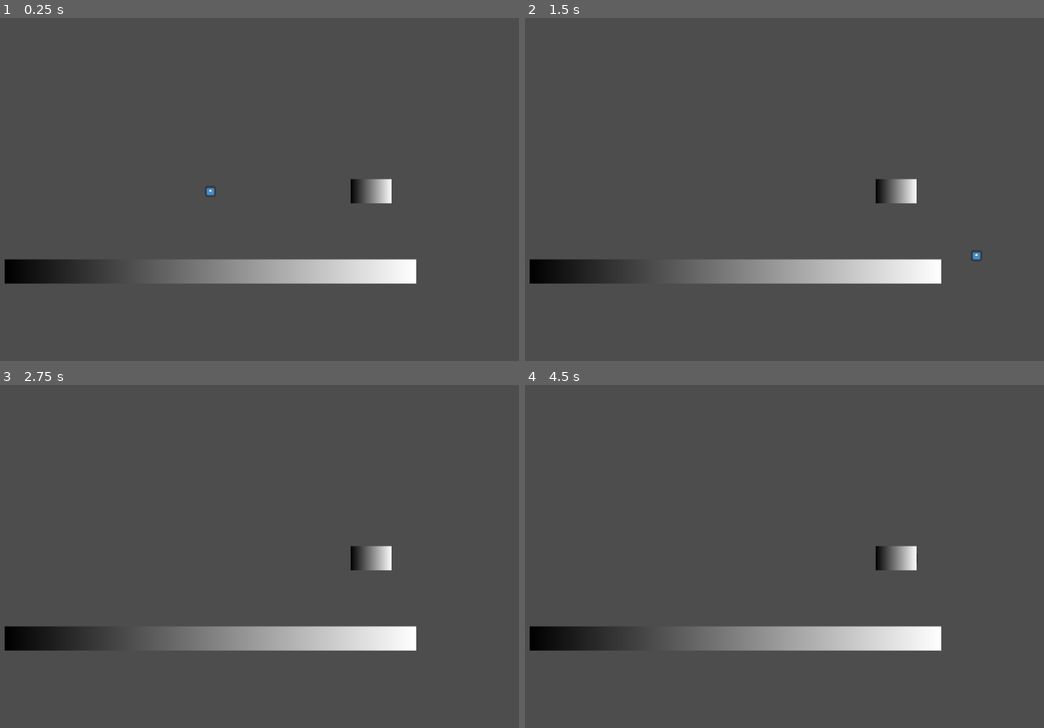
Above: before the commit, frames 1-4 (two rows, left to right).
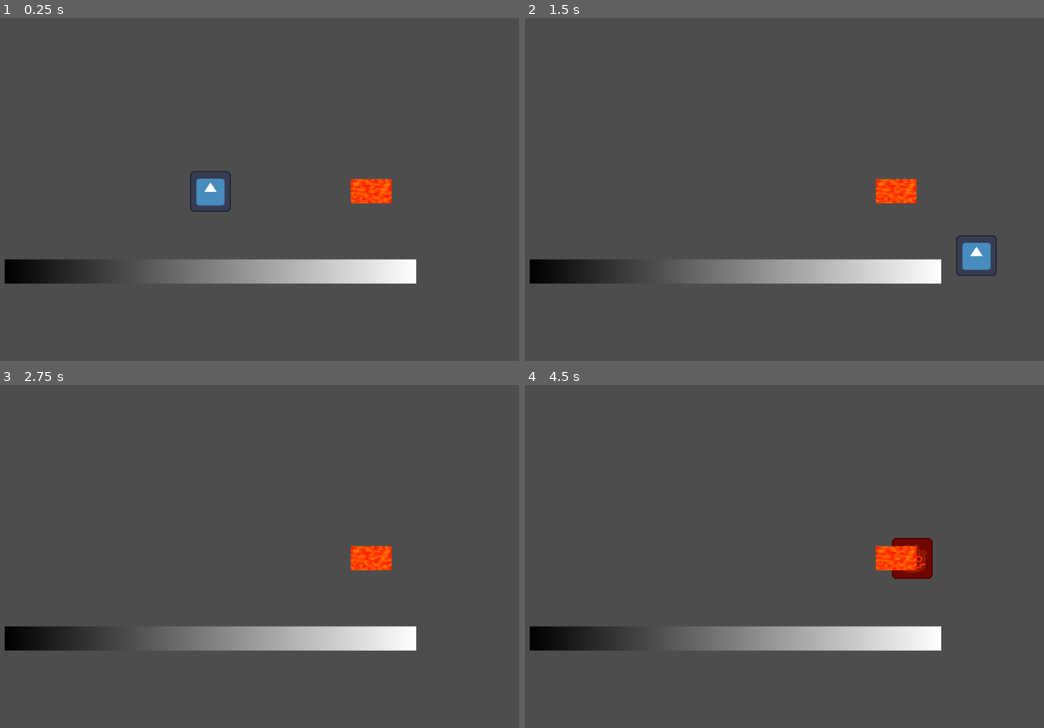
Above: after the commit, the same moments.

Repository: JacobLuytjes01/GodotTest1
Game: Godot game, scene res://level1.tscn
The game is run twice, just before and just after one commit, with the same random seed, the same clock (stepped at 60 frames per second) and the same inputs. The engine's default icon, where the game draws it, is replaced by a stand-in: a white triangle on a blue panel in a dark square.
Inputs:
- Up to frame 1 (0.25 s): no input
- Up to frame 2 (1.5 s): tap Enter at 0.5 s; hold Right (ui_right) 0.53-1.28 s; hold Down (ui_down) from 1.28 s (still down)
- Up to frame 3 (2.75 s): release Down (ui_down) at 2.03 s; hold Right (ui_right) from 2.03 s (still down)
- Up to frame 4 (4.5 s): tap Space at 2.75 s; release Right (ui_right) at 2.78 s; hold Up (ui_up) 2.78-3.53 s; tap Enter at 3.5 s; hold Left (ui_left) from 3.53 s (still down)

The runs differ from the first frame. In frame 1, 1.1% of the frame differs, in the area x 36-76%, y 44-57%; in frame 2, 1.1%; in frame 3, 0.6%; in frame 4, 1.2%, in the area x 67-79%, y 44-57%.

Commit message:
working collision and area code

Diff:
--- a/test-1/level1.tscn
+++ b/test-1/level1.tscn
@@ -9,6 +9,29 @@
 gradient = SubResource("Gradient_dopym")
 
 [sub_resource type="RectangleShape2D" id="RectangleShape2D_v38iq"]
+
+[sub_resource type="ArrayMesh" id="ArrayMesh_dopym"]
+_surfaces = [{
+"2d": true,
+"aabb": AABB(-128, -0.5, 0, 256, 1, 0),
+"attribute_data": PackedByteArray(0, 0, 0, 0, 0, 0, 0, 0, 0, 0, 0, 0, 0, 0, 128, 63, 0, 0, 128, 63, 0, 0, 128, 63, 0, 0, 128, 63, 0, 0, 0, 0),
+"format": 34393296913,
+"index_count": 6,
+"index_data": PackedByteArray(0, 0, 3, 0, 2, 0, 2, 0, 1, 0, 0, 0),
+"primitive": 3,
+"uv_scale": Vector4(0, 0, 0, 0),
+"vertex_count": 4,
+"vertex_data": PackedByteArray(0, 0, 0, 195, 0, 0, 0, 191, 0, 0, 0, 195, 0, 0, 0, 63, 0, 0, 0, 67, 0, 0, 0, 63, 0, 0, 0, 67, 0, 0, 0, 191)
+}]
+
+[sub_resource type="Gradient" id="Gradient_ootpb"]
+colors = PackedColorArray(1, 0.5294118, 0, 1, 1, 0, 0, 1)
+
+[sub_resource type="FastNoiseLite" id="FastNoiseLite_v38iq"]
+
+[sub_resource type="NoiseTexture2D" id="NoiseTexture2D_v8kj3"]
+noise = SubResource("FastNoiseLite_v38iq")
+color_ramp = SubResource("Gradient_ootpb")
 
 [node name="Node2D" type="Node2D"]
 
@@ -28,14 +51,18 @@
 [node name="Camera2D" type="Camera2D" parent="."]
 zoom = Vector2(3, 3)
 
-[node name="Sprite2D2" type="Sprite2D" parent="."]
+[node name="Area2D" type="Area2D" parent="."]
 position = Vector2(100, 0)
 scale = Vector2(0.1, 15)
-texture = SubResource("GradientTexture1D_ootpb")
-
-[node name="Area2D" type="Area2D" parent="Sprite2D2"]
 script = ExtResource("2_dopym")
 
-[node name="CollisionShape2D" type="CollisionShape2D" parent="Sprite2D2/Area2D"]
+[node name="Sprite2D2" type="MeshInstance2D" parent="Area2D"]
+mesh = SubResource("ArrayMesh_dopym")
+texture = SubResource("NoiseTexture2D_v8kj3")
+
+[node name="CollisionShape2D" type="CollisionShape2D" parent="Area2D"]
 scale = Vector2(12.800001, 0.050000004)
 shape = SubResource("RectangleShape2D_v38iq")
+
+[connection signal="body_entered" from="Area2D" to="Area2D" method="test1_on_body_entered"]
+[connection signal="body_exited" from="Area2D" to="Area2D" method="test1_on_body_exited"]
--- a/test-1/player.tscn
+++ b/test-1/player.tscn
@@ -1,7 +1,21 @@
-[gd_scene load_steps=5 format=3 uid="uid://bfh3rp63q7s5b"]
+[gd_scene load_steps=6 format=3 uid="uid://bfh3rp63q7s5b"]
 
 [ext_resource type="Script" uid="uid://cjfrtyvy3l3wi" path="res://playerTest1.gd" id="1_4flbx"]
 [ext_resource type="Texture2D" uid="uid://bffqixlh0fq61" path="res://icon.svg" id="2_onrkg"]
+
+[sub_resource type="ArrayMesh" id="ArrayMesh_onrkg"]
+_surfaces = [{
+"2d": true,
+"aabb": AABB(-64, -64, 0, 128, 128, 0),
+"attribute_data": PackedByteArray(0, 0, 0, 0, 0, 0, 0, 0, 0, 0, 0, 0, 0, 0, 128, 63, 0, 0, 128, 63, 0, 0, 128, 63, 0, 0, 128, 63, 0, 0, 0, 0),
+"format": 34393296913,
+"index_count": 6,
+"index_data": PackedByteArray(0, 0, 3, 0, 2, 0, 2, 0, 1, 0, 0, 0),
+"primitive": 3,
+"uv_scale": Vector4(0, 0, 0, 0),
+"vertex_count": 4,
+"vertex_data": PackedByteArray(0, 0, 128, 194, 0, 0, 128, 194, 0, 0, 128, 194, 0, 0, 128, 66, 0, 0, 128, 66, 0, 0, 128, 66, 0, 0, 128, 66, 0, 0, 128, 194)
+}]
 
 [sub_resource type="RectangleShape2D" id="RectangleShape2D_onrkg"]
 
@@ -12,8 +26,9 @@
 [node name="CharacterBody2D" type="CharacterBody2D" parent="."]
 script = ExtResource("1_4flbx")
 
-[node name="Sprite2D" type="Sprite2D" parent="CharacterBody2D"]
-scale = Vector2(0.05, 0.05)
+[node name="Sprite2D" type="MeshInstance2D" parent="CharacterBody2D"]
+scale = Vector2(0.2, 0.2)
+mesh = SubResource("ArrayMesh_onrkg")
 texture = ExtResource("2_onrkg")
 
 [node name="CollisionShape2D" type="CollisionShape2D" parent="CharacterBody2D"]
--- a/test-1/playerTest1.gd
+++ b/test-1/playerTest1.gd
@@ -18,7 +18,7 @@
 	move_and_slide()
 
 func turnGreen():
+	$Sprite2D.texture = load("res://icon2.png")
+
+func turnBack():
 	$Sprite2D.texture = load("res://icon.svg")
-
-func turnRed():
-	$Sprite2D.texture = load("res://2023_08_26_astronaut-21927400.png")
--- a/test-1/trigger1.gd
+++ b/test-1/trigger1.gd
@@ -1,11 +1,9 @@
 extends Area2D
 
-func _on_body_entered(body):
-	print_debug(body)
+func test1_on_body_entered(body):
 	if body.has_method("turnGreen"):
 		body.turnGreen()
 
-func _on_body_exit(body):
-	print_debug(body)
-	if body.has_method("turnRed"):
-		body.turnRed()
+func test1_on_body_exited(body):
+	if body.has_method("turnBack"):
+		body.turnBack()
Binary file added: test-1/icon2.png
Not shown, added: test-1/icon2.png.import
Not shown: 1 places in test-1/level1.tscn that only renumber resources
